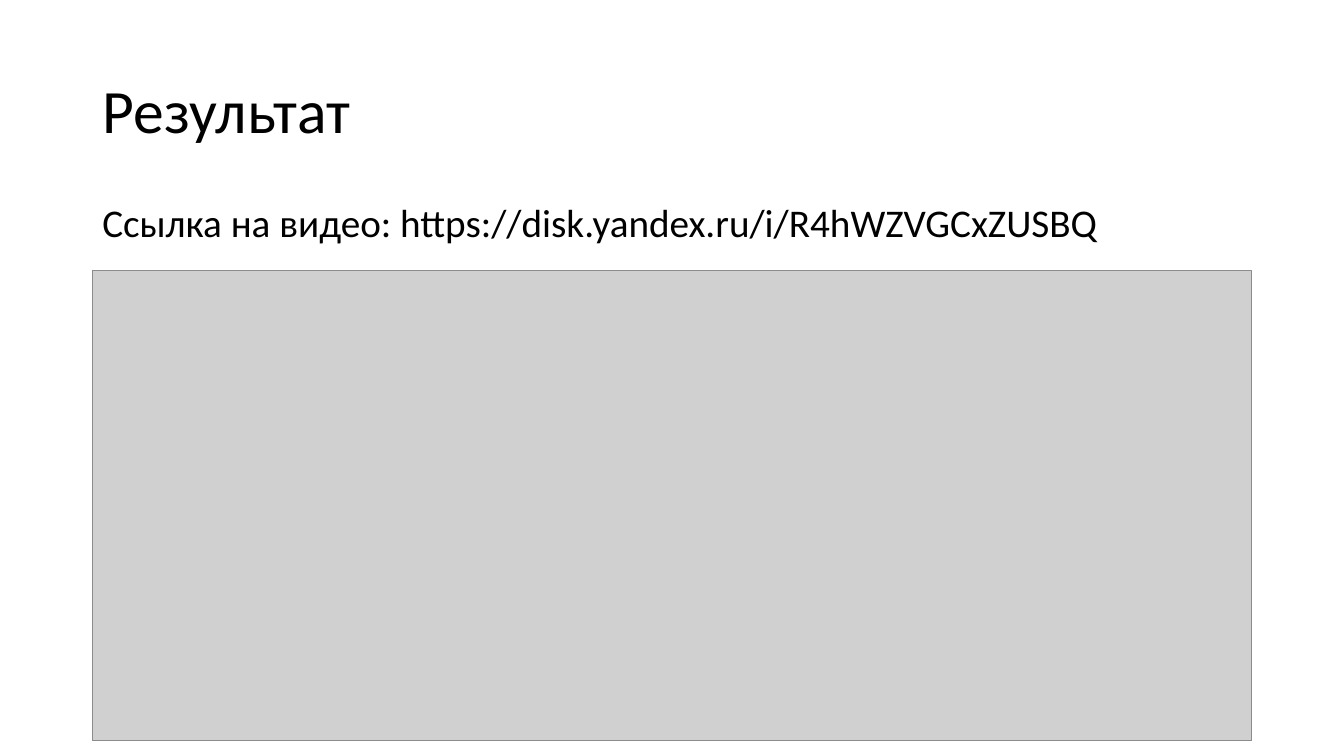
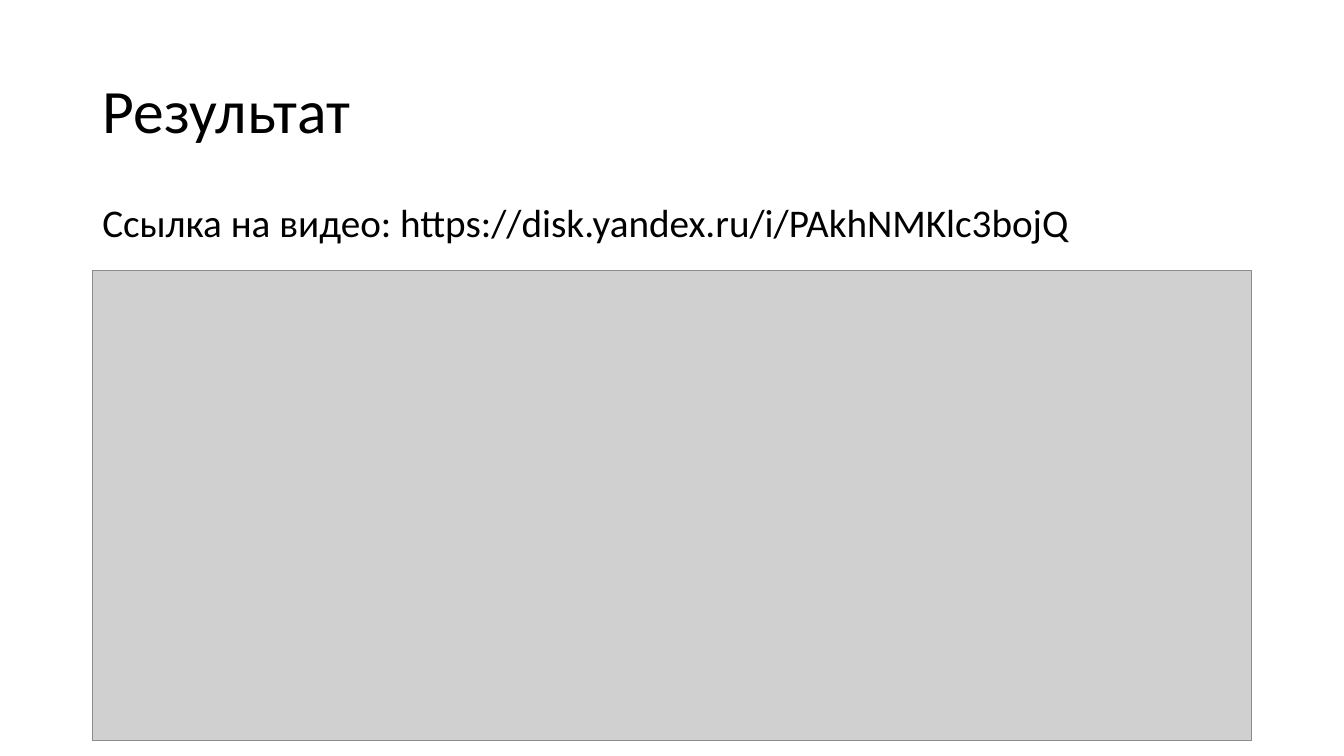
Before and after one commit to niakinina/Att_Itog, a slide deck: slide 7 of Презентация Итоговый проект.ppt (slide 6 before the commit). Drawn at 1344x756 pixels with LibreOffice and Linux fonts; fonts in the diff are those of the drawing; grey boxes stand for pictures. Boxes give left, top, right and bottom in pixels: in the first picture for what was removed or moved away, otherwise in the second. Text is boxed around its words. In the diff, an @@ line names an element or a change of style, - is before the commit and + after.

```diff
--- a/Презентация Итоговый проект.ppt
+++ b/Презентация Итоговый проект.ppt
@@ text at (x1=102, y1=209, x2=1068, y2=244): text changed @@
-Ссылка на видео: https://disk.yandex.ru/i/R4hWZVGCxZUSBQ
+Ссылка на видео: https://disk.yandex.ru/i/PAkhNMKlc3bojQ
```
Also in this commit, not shown: 3 other slides changed, 1 slide added.
